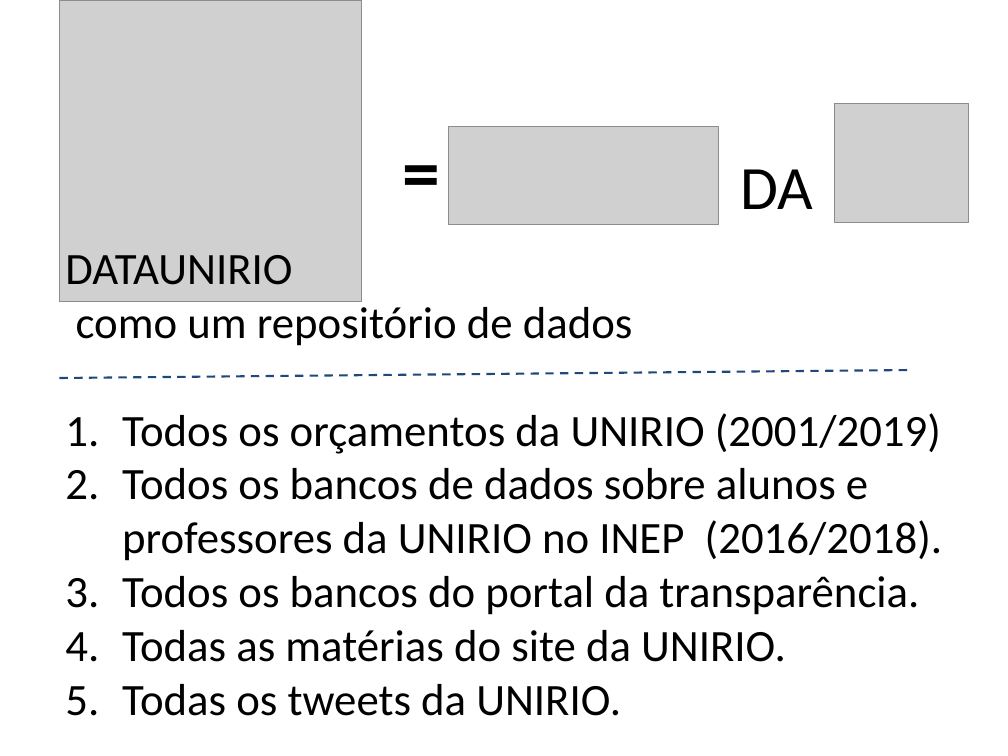
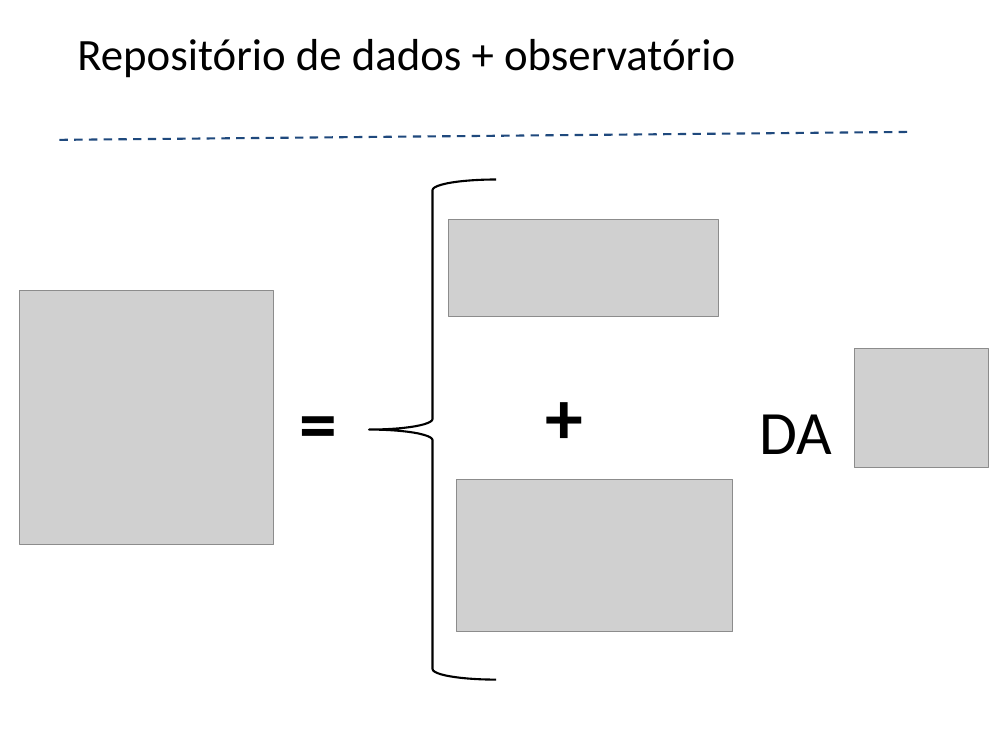
Before and after one commit to DATAUNIRIO/ap, a slide deck: slide 8 of DMQtalks/my_talk.pptx (slide 9 before the commit). Drawn at 1008x756 pixels with LibreOffice and Linux fonts; fonts in the diff are those of the drawing; grey boxes stand for pictures. Boxes give left, top, right and bottom in pixels: in the first picture for what was removed or moved away, otherwise in the second. Text is boxed around its words. In the diff, an @@ line names an element or a change of style, - is before the commit and + after.

```diff
--- a/DMQtalks/my_talk.pptx
+++ b/DMQtalks/my_talk.pptx
@@ text at box(77, 39, 735, 78): text changed @@
-DATAUNIRIO
-como um repositório de dados
-1. Todos os orçamentos da UNIRIO (2001/2019)
-2. Todos os bancos de dados sobre alunos e professores da UNIRIO no INEP (2016/2018).
-3. Todos os bancos do portal da transparência.
-4. Todas as matérias do site da UNIRIO.
-5. Todas os tweets da UNIRIO.
+Repositório de dados + observatório
@@ line moved from (59, 378) - (909, 370) to (59, 140) - (909, 132) @@
@@ left brace added at box(369, 179, 496, 679), outline #000000 1.5 pt @@
@@ picture: place and size @@
-picture at box(449, 127, 719, 224)
+picture at box(449, 220, 719, 317)
@@ picture: place and size @@
-picture at box(59, 0, 361, 301)
+picture at box(20, 290, 274, 544)
@@ picture: place and size @@
-picture at box(835, 103, 969, 222)
+picture at box(855, 349, 989, 468)
@@ text "=" rewrapped from box(393, 119, 465, 221) to box(289, 370, 440, 472) @@
@@ text added at box(535, 364, 607, 466), 54 pt, text #000000, bold @@
++
@@ text "DA": place and size @@
-text "DA" at box(740, 169, 813, 209)
+text "DA" at box(760, 414, 833, 454)
@@ picture added at box(457, 479, 733, 632) @@
```
Also in this commit, not shown: 2 other slides changed, 3 slides added, 4 slides removed, 2 other files.
